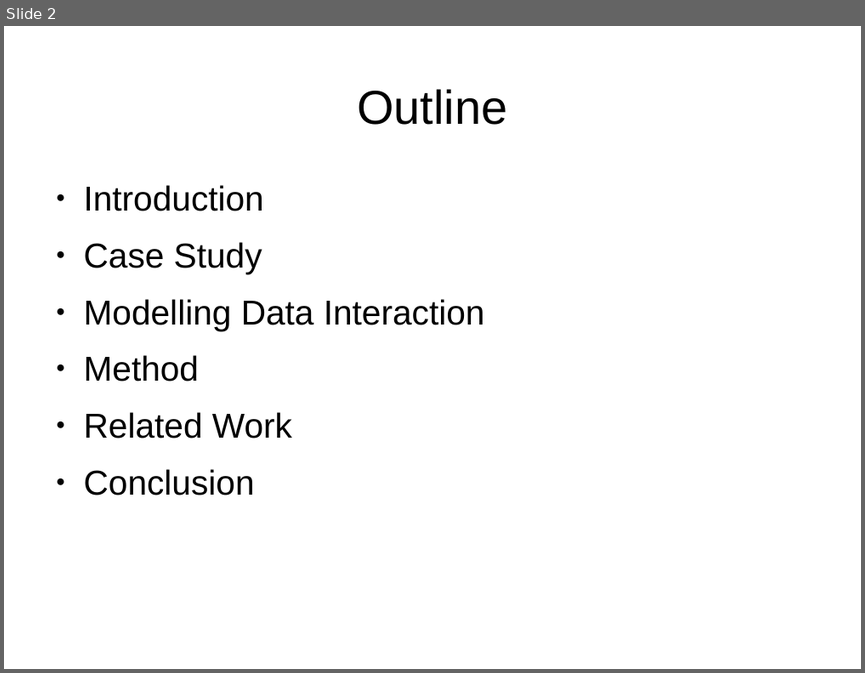
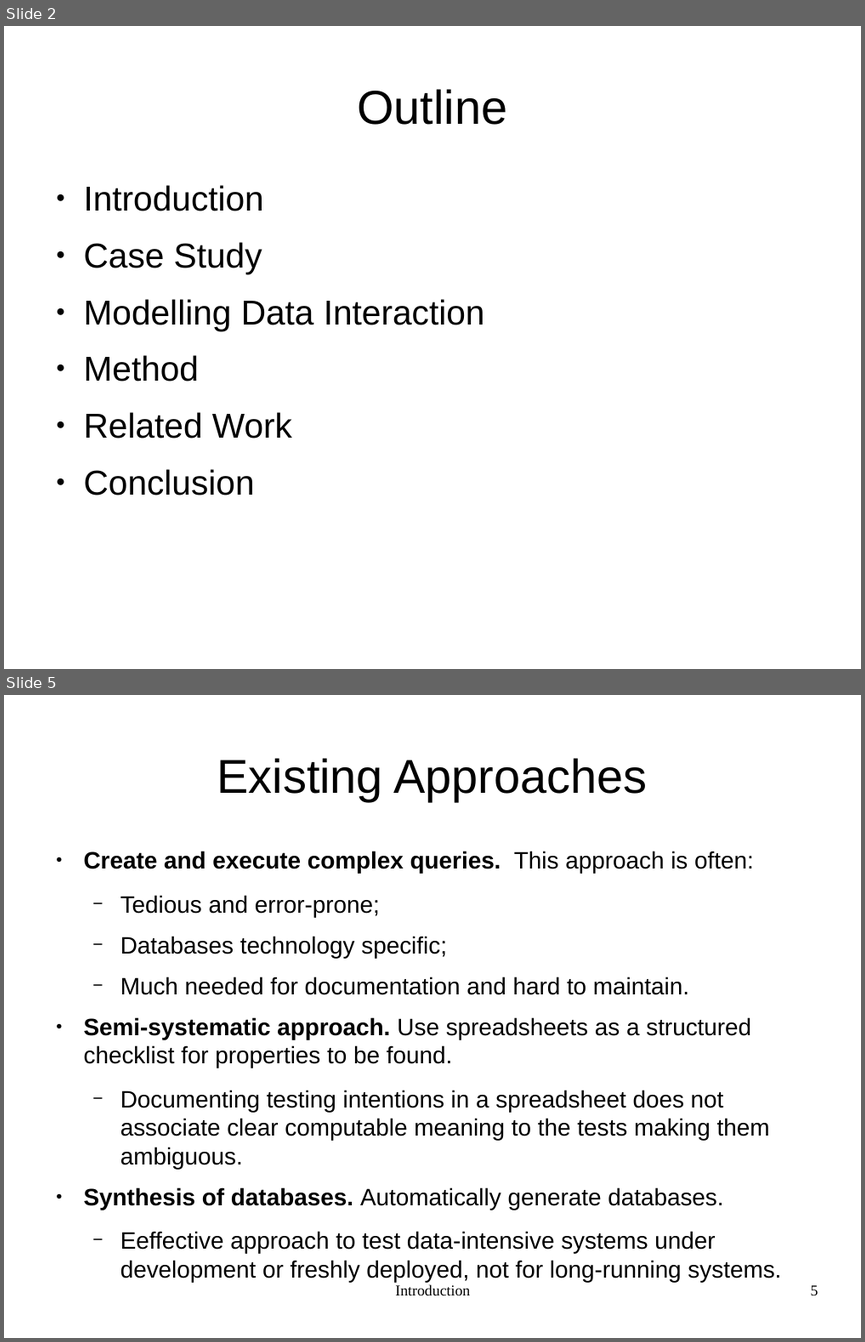
Before and after one commit to FabioBis/University, a slide deck: UNIBO/ComplementiBD/DataInteractionCoverage.odp. Shown one above the other, each under a label of ours: slide 2 before the commit, slides 2 and 5 after it; the slides between them are not shown. The pictures are 865x673 and 865x1342 pixels, drawn with LibreOffice and Linux fonts; fonts in the diff are those of the drawing. Boxes give left, top, right and bottom in pixels: in the first picture for what was removed or moved away, otherwise in the second. Text is boxed around its words. In the diff, an @@ line names an element or a change of style, - is before the commit and + after.

```diff
--- a/UNIBO/ComplementiBD/DataInteractionCoverage.odp
+++ b/UNIBO/ComplementiBD/DataInteractionCoverage.odp
@@ slide 5 added at (4,695,861,1338), background #FFFFFF @@
@@ title added at (217,758,647,801), 44 pt, text #000000 @@
+Existing Approaches
@@ text added at (84,851,781,1281), 22 pt, text #000000 @@
+● Create and execute complex queries. This approach is often:
+  − Tedious and error-prone;
+  − Databases technology specific;
+  − Much needed for documentation and hard to maintain.
+● Semi-systematic approach. Use spreadsheets as a structured checklist for properties to be found.
+  − Documenting testing intentions in a spreadsheet does not associate clear computable meaning to the tests making them ambiguous.
+● Synthesis of databases. Automatically generate databases.
+  − Eeffective approach to test data-intensive systems under development or freshly deployed, not for long-running systems.
@@ text added at (395,1284,470,1295), 14 pt, text #000000 @@
+Introduction
@@ page number added at (811,1285,818,1295), 14 pt, text #000000 @@
+5
```
Also in this commit, not shown: 1 slide changed, 2 other slides added.
